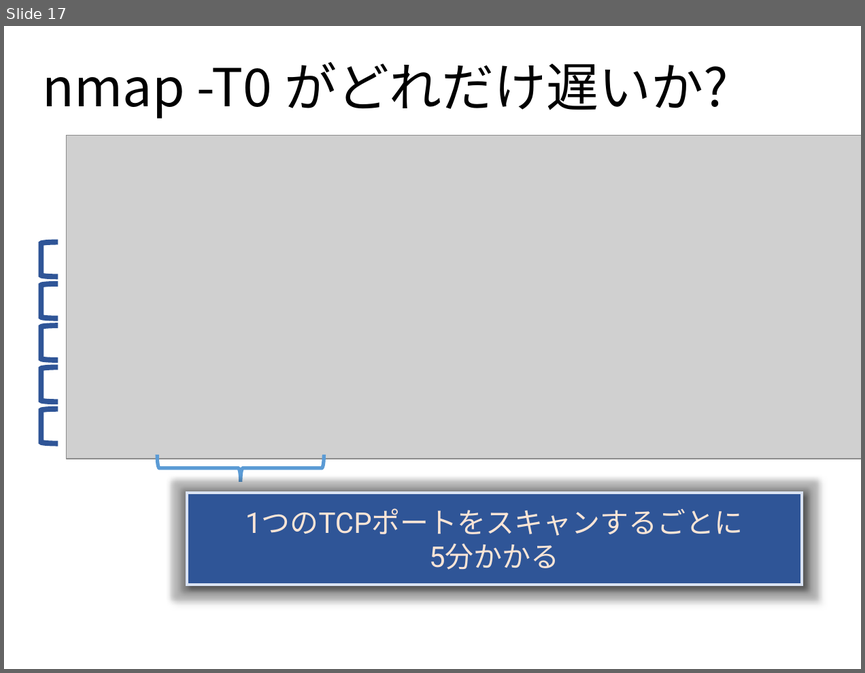
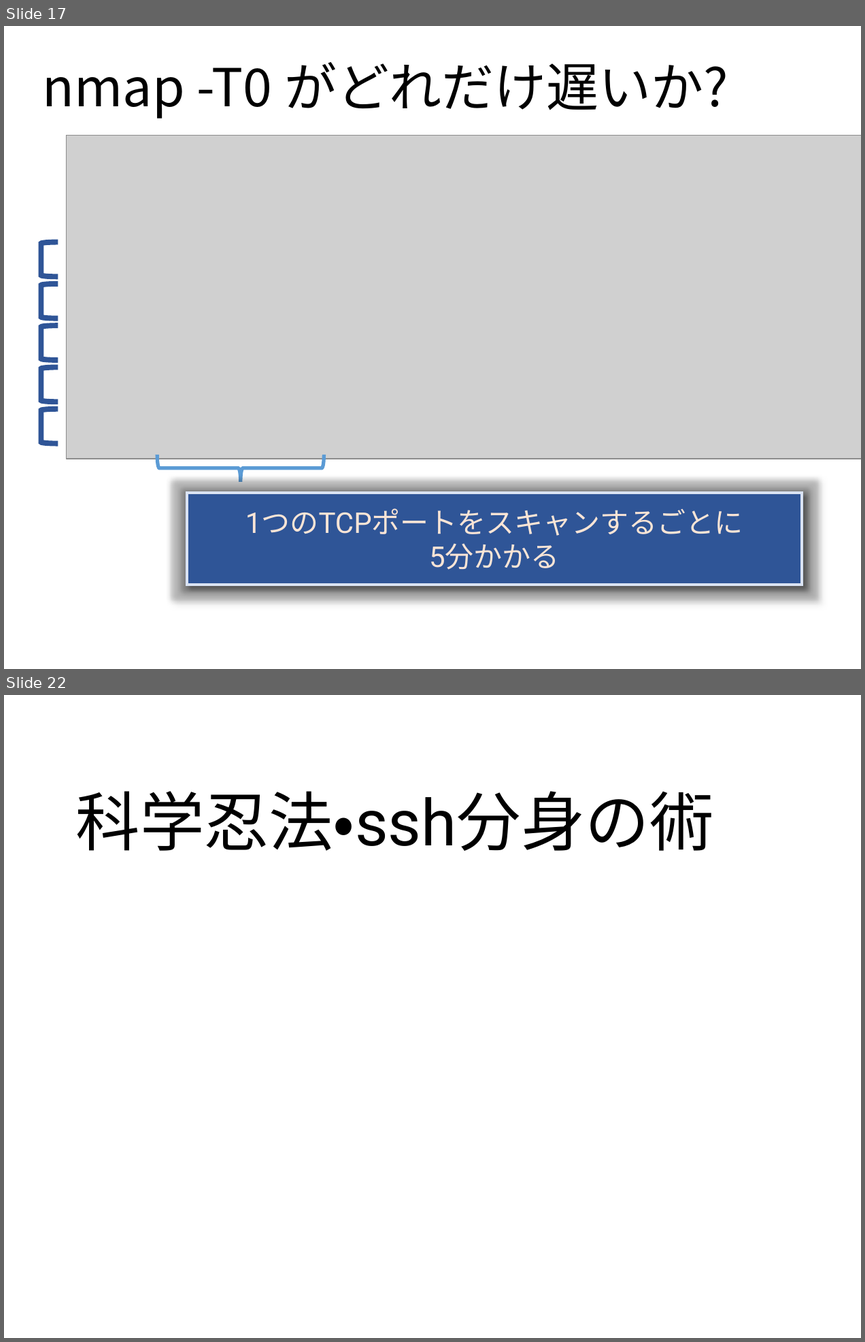
Before and after one commit to ozuma/sumida_sec, a slide deck: 2015-no.2/ppt/00_ozuma.pptx. Shown one above the other, each under a label of ours: slide 17 before the commit, slides 17 and 22 after it; the slides between them are not shown. The pictures are 865x673 and 865x1342 pixels, drawn with LibreOffice and Linux fonts; fonts in the diff are those of the drawing; grey boxes stand for pictures; background and template pictures are left out. Boxes give left, top, right and bottom in pixels: in the first picture for what was removed or moved away, otherwise in the second. Text is boxed around its words. In the diff, an @@ line names an element or a change of style, - is before the commit and + after.

```diff
--- a/2015-no.2/ppt/00_ozuma.pptx
+++ b/2015-no.2/ppt/00_ozuma.pptx
@@ slide 22 added at (4,695,861,1338), background picture (left out) @@
@@ text added at (76,791,714,851), 54 pt, text #000000 @@
+科学忍法・ssh分身の術
```
Also in this commit, not shown: 7 other slides added, 2 other files.
